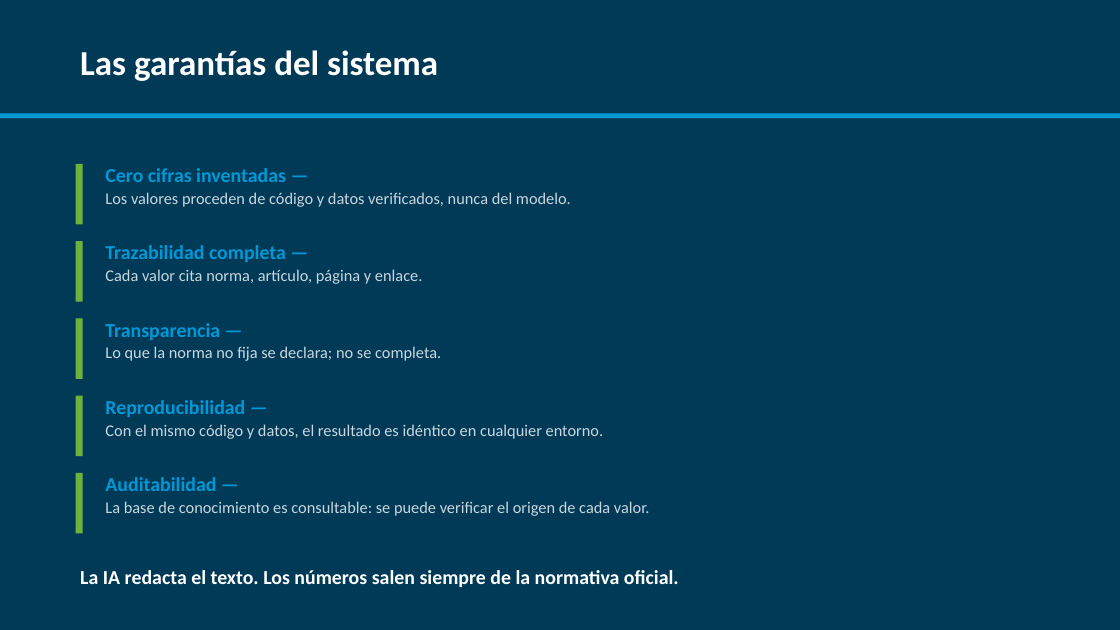
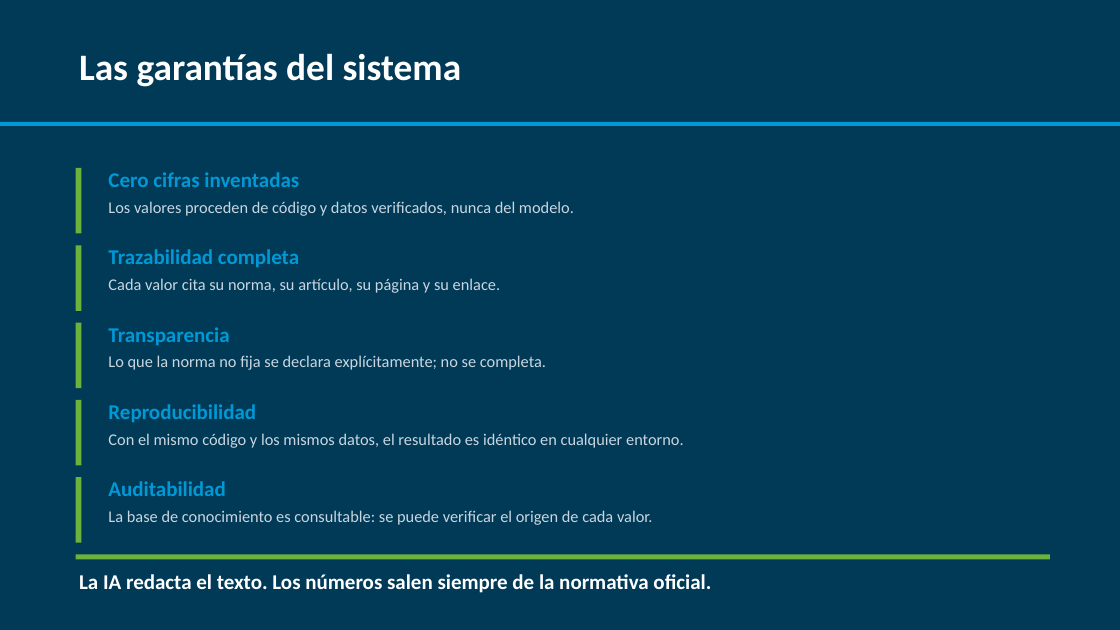
Before and after one commit to CarlosOlivaZurdo/ENAG-S_G1, a slide deck: slide 24 of docs/Presentacion_Comparador_Gas.pptx (slide 23 before the commit). Drawn at 1120x630 pixels with LibreOffice and Linux fonts; fonts in the diff are those of the drawing. Boxes give left, top, right and bottom in pixels: in the first picture for what was removed or moved away, otherwise in the second. Text is boxed around its words. In the diff, an @@ line names an element or a change of style, - is before the commit and + after.

```diff
--- a/docs/Presentacion_Comparador_Gas.pptx
+++ b/docs/Presentacion_Comparador_Gas.pptx
@@ text "Las garantías del sistema" at [79, 53, 462, 87]: size 30 to 32 pt @@
@@ rectangle: place and size @@
-rectangle at [0, 113, 1120, 118]
+rectangle at [0, 122, 1120, 126]
@@ rectangle: place and size @@
-rectangle at [76, 164, 82, 224]
+rectangle at [76, 168, 82, 234]
@@ text at [108, 172, 299, 187]: text changed; size 17 to 18 pt @@
-Cero cifras inventadas —
+Cero cifras inventadas
@@ text "Los valores proceden de código ...": place and size @@
-text "Los valores proceden de código ..." at [105, 192, 571, 207]
+text "Los valores proceden de código ..." at [108, 201, 574, 216]
@@ text "Los valores proceden de código ..." at [108, 201, 574, 216]: more space between paragraphs @@
@@ rectangle: place and size @@
-rectangle at [76, 241, 82, 302]
+rectangle at [76, 245, 82, 311]
@@ text at [108, 249, 299, 267]: text changed; size 17 to 18 pt @@
-Trazabilidad completa —
+Trazabilidad completa
@@ text at [108, 278, 500, 293]: text changed @@
-Cada valor cita norma, artículo, página y enlace.
+Cada valor cita su norma, su artículo, su página y su enlace.
@@ rectangle: place and size @@
-rectangle at [76, 318, 82, 379]
+rectangle at [76, 323, 82, 388]
@@ text at [108, 327, 229, 345]: text changed; size 17 to 18 pt @@
-Transparencia —
+Transparencia
@@ text at [108, 355, 546, 370]: text changed @@
-Lo que la norma no fija se declara; no se completa.
+Lo que la norma no fija se declara explícitamente; no se completa.
@@ rectangle: place and size @@
-rectangle at [76, 396, 82, 456]
+rectangle at [76, 400, 82, 465]
@@ text at [108, 404, 256, 422]: text changed; size 17 to 18 pt @@
-Reproducibilidad —
+Reproducibilidad
@@ text at [108, 433, 684, 448]: text changed @@
-Con el mismo código y datos, el resultado es idéntico en cualquier entorno.
+Con el mismo código y los mismos datos, el resultado es idéntico en cualquier entorno.
@@ rectangle: place and size @@
-rectangle at [76, 473, 82, 534]
+rectangle at [76, 477, 82, 543]
@@ text "La base de conocimiento es ..." at [108, 510, 653, 525]: more space between paragraphs @@
@@ text "La base de conocimiento es ...": place and size @@
-text "La base de conocimiento es ..." at [105, 501, 650, 516]
+text "La base de conocimiento es ..." at [108, 510, 653, 525]
@@ text at [108, 481, 225, 496]: text changed; size 17 to 18 pt @@
-Auditabilidad —
+Auditabilidad
@@ text "La IA redacta el texto. ..." at [79, 574, 711, 593]: size 17 to 18 pt @@
@@ rectangle added at [76, 555, 1050, 560], fill #6CB33E @@
```
Also in this commit, not shown: 19 other slides changed, 4 slides added, 3 slides removed, 1 other file.
